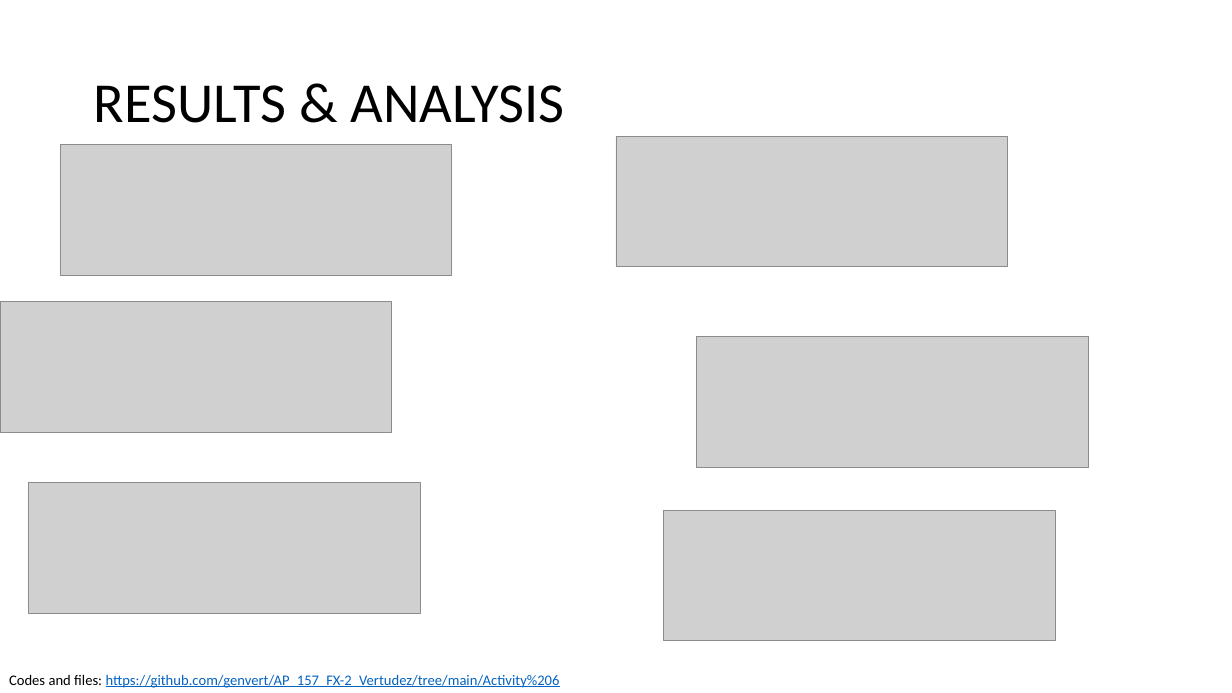
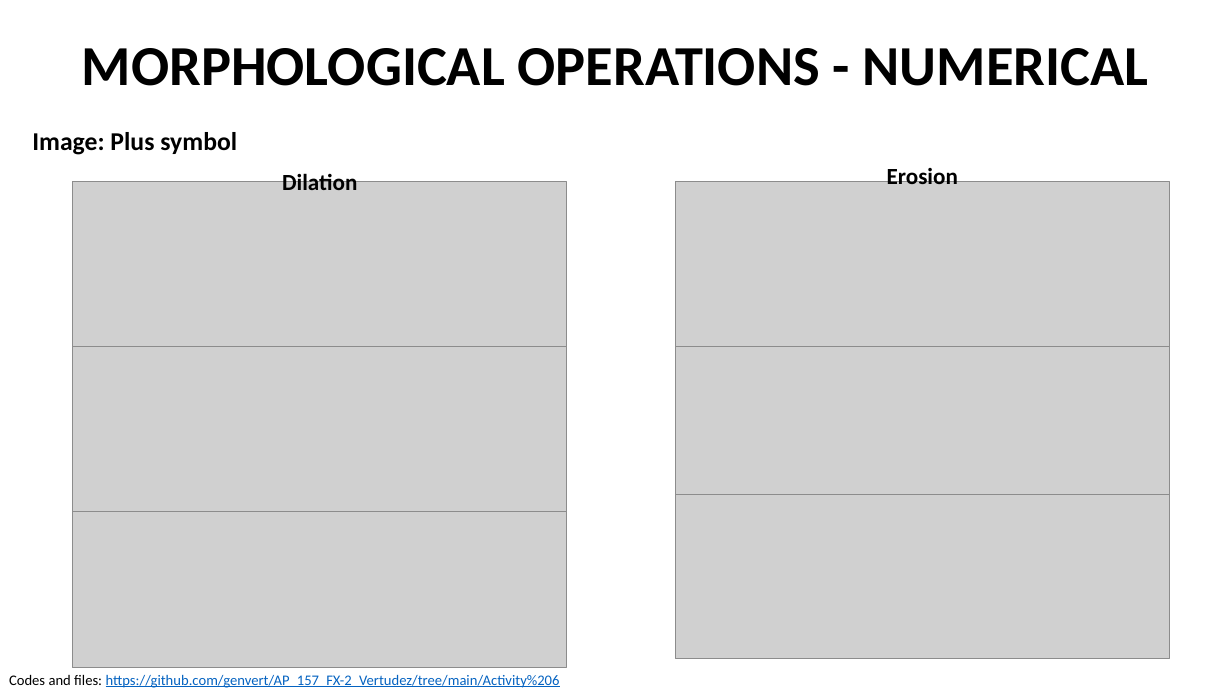
Before and after one commit to genvert/AP_157_FX-2_Vertudez, a slide deck: slide 6 of Activity 06/Vertudez_Activity_6_Report.pptx. Drawn at 1232x693 pixels with LibreOffice and Linux fonts; fonts in the diff are those of the drawing; grey boxes stand for pictures. Boxes give left, top, right and bottom in pixels: in the first picture for what was removed or moved away, otherwise in the second. Text is boxed around its words. In the diff, an @@ line names an element or a change of style, - is before the commit and + after.

```diff
--- a/Activity 06/Vertudez_Activity_6_Report.pptx
+++ b/Activity 06/Vertudez_Activity_6_Report.pptx
@@ text added at (82,48,1149,86), 44 pt, text #000000, bold @@
+MORPHOLOGICAL OPERATIONS - NUMERICAL
@@ title removed at (94,85,564,123) @@
-RESULTS & ANALYSIS
@@ text added at (32,132,237,155), 20 pt, text #000000, bold @@
+Image: Plus symbol
@@ text added at (282,170,357,190), 18 pt, text #000000, bold @@
+Dilation
@@ text added at (887,165,958,184), 18 pt, text #000000, bold @@
+Erosion
@@ picture: place and size @@
-picture at (60,145,452,275)
+picture at (72,182,566,347)
@@ picture: place and size @@
-picture at (616,137,1008,267)
+picture at (676,182,1169,347)
@@ picture: place and size @@
-picture at (0,302,392,433)
+picture at (72,347,566,511)
@@ picture: place and size @@
-picture at (665,510,1056,640)
+picture at (676,343,1169,507)
@@ picture: place and size @@
-picture at (29,482,421,613)
+picture at (72,504,566,668)
@@ picture: place and size @@
-picture at (697,337,1089,468)
+picture at (676,494,1169,659)
```
Also in this commit, not shown: 11 other slides changed, 1 slide added, 6 other files.
